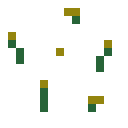
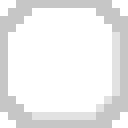
Comparing the layer stacks of the two 128 x 128 images. Changes:
showed group "Inventory" (11 layers) over (0, 0, 128, 128)
added group "New Unity" with 1 layers in group "Inventory" over (0, 0, 128, 128)
added layer "container" (1st of 2, in "Inventory" › "New Unity") in group "New Unity" over (0, 0, 128, 128)
hid group "Shrubs" (6 layers) over (8, 8, 120, 112)
